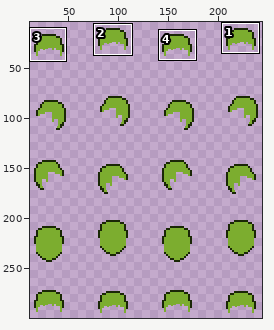
Edited in one commit: sprite sheet (assets/spHair2.png). The picture above shows the old version from afar; the outline marks the close-up.
Close-up. First the earlier version:
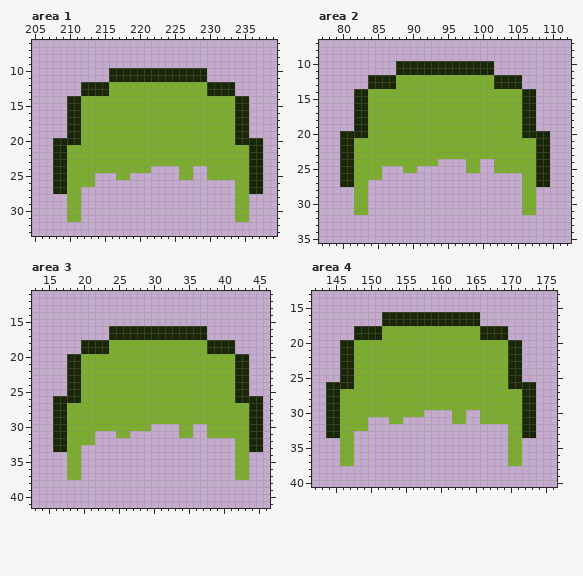
The file is 256x320 pixels. Shown: area 1: x 205..239, y 6..33; area 2: x 77..112, y 7..35; area 3: x 13..46, y 11..41; area 4: x 142..176, y 13..40. The wide view leaves out empty margins. The commit also changed other parts of the picture, which this record leaves out.
New version:
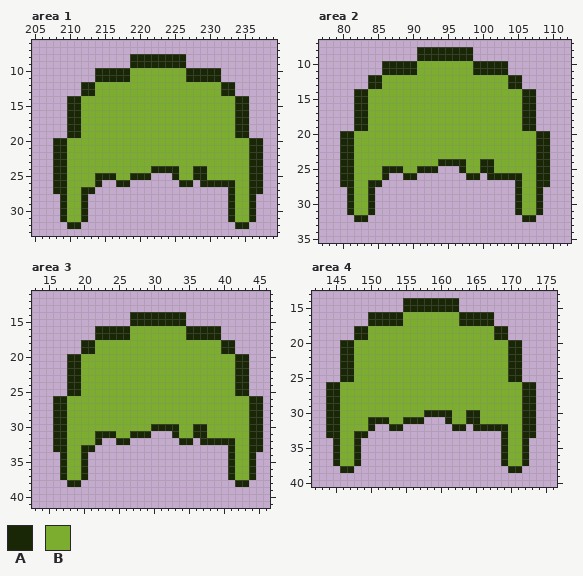
Palette (. is transparent): A #1a2706  B #7cad2f
Edits made:
Area 1:
y 8..9: x 219..226 ........ -> AAAAAAAA
y 10..11: x 214..215 .. -> AA; x 219..226 AAAAAAAA -> BBBBBBBB; x 230..231 .. -> AA
y 12..13: x 214..215 AA -> BB; x 230..231 AA -> BB
y 20: x 210..211 AA -> BB; x 234..235 AA -> BB
y 24: x 222..225 .... -> AAAA; x 228..229 .. -> AA
y 25: x 214..216 ... -> AAA; x 219..221 ... -> AAA; x 225 . -> A; x 228..229 .. -> AA
y 26: x 214 . -> A; x 217..218 .. -> AA; x 226..227 .. -> AA; x 229..233 ..... -> AAAAA
y 27: x 212..213 .. -> AA; x 233 . -> A
y 28..31: x 209 . -> A; x 212 . -> A; x 233 . -> A; x 236 . -> A
y 32: x 210..211 .. -> AA; x 234..235 .. -> AA
Area 2:
y 8..9: x 91..98 ........ -> AAAAAAAA
y 10..11: x 86..87 .. -> AA; x 91..98 AAAAAAAA -> BBBBBBBB; x 102..103 .. -> AA
y 12..13: x 86..87 AA -> BB; x 102..103 AA -> BB
y 20: x 82..83 AA -> BB; x 106..107 AA -> BB
y 24: x 94..97 .... -> AAAA; x 100..101 .. -> AA
y 25: x 86..88 ... -> AAA; x 91..93 ... -> AAA; x 97 . -> A; x 100..101 .. -> AA
y 26: x 86 . -> A; x 89..90 .. -> AA; x 98..99 .. -> AA; x 101..105 ..... -> AAAAA
y 27: x 84..85 .. -> AA; x 105 . -> A
y 28..31: x 81 . -> A; x 84 . -> A; x 105 . -> A; x 108 . -> A
y 32: x 82..83 .. -> AA; x 106..107 .. -> AA
Area 3:
y 14..15: x 27..34 ........ -> AAAAAAAA
y 16..17: x 22..23 .. -> AA; x 27..34 AAAAAAAA -> BBBBBBBB; x 38..39 .. -> AA
y 18..19: x 22..23 AA -> BB; x 38..39 AA -> BB
y 26: x 18..19 AA -> BB; x 42..43 AA -> BB
y 30: x 30..33 .... -> AAAA; x 36..37 .. -> AA
y 31: x 22..24 ... -> AAA; x 27..29 ... -> AAA; x 33 . -> A; x 36..37 .. -> AA
y 32: x 22 . -> A; x 25..26 .. -> AA; x 34..35 .. -> AA; x 37..41 ..... -> AAAAA
y 33: x 20..21 .. -> AA; x 41 . -> A
y 34..37: x 17 . -> A; x 20 . -> A; x 41 . -> A; x 44 . -> A
y 38: x 18..19 .. -> AA; x 42..43 .. -> AA
Area 4:
y 14..15: x 155..162 ........ -> AAAAAAAA
y 16..17: x 150..151 .. -> AA; x 155..162 AAAAAAAA -> BBBBBBBB; x 166..167 .. -> AA
y 18..19: x 150..151 AA -> BB; x 166..167 AA -> BB
y 26: x 146..147 AA -> BB; x 170..171 AA -> BB
y 30: x 158..161 .... -> AAAA; x 164..165 .. -> AA
y 31: x 150..152 ... -> AAA; x 155..157 ... -> AAA; x 161 . -> A; x 164..165 .. -> AA
y 32: x 150 . -> A; x 153..154 .. -> AA; x 162..163 .. -> AA; x 165..169 ..... -> AAAAA
y 33: x 148..149 .. -> AA; x 169 . -> A
y 34..37: x 145 . -> A; x 148 . -> A; x 169 . -> A; x 172 . -> A
y 38: x 146..147 .. -> AA; x 170..171 .. -> AA
